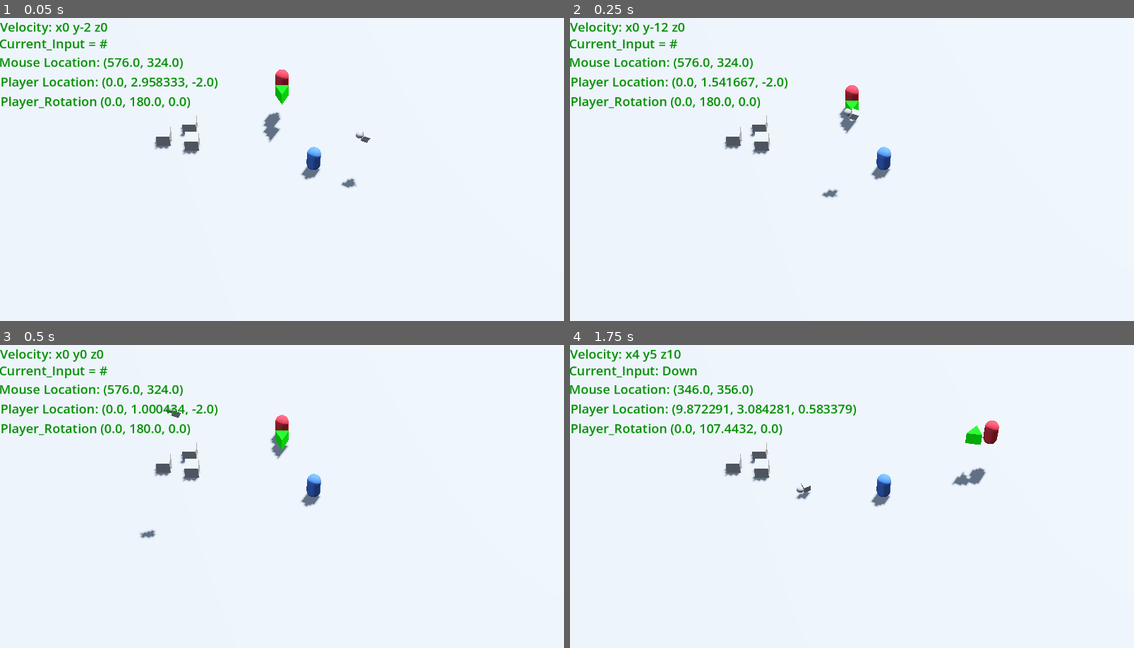
Above: before the commit, frames 1-4 (two rows, left to right).
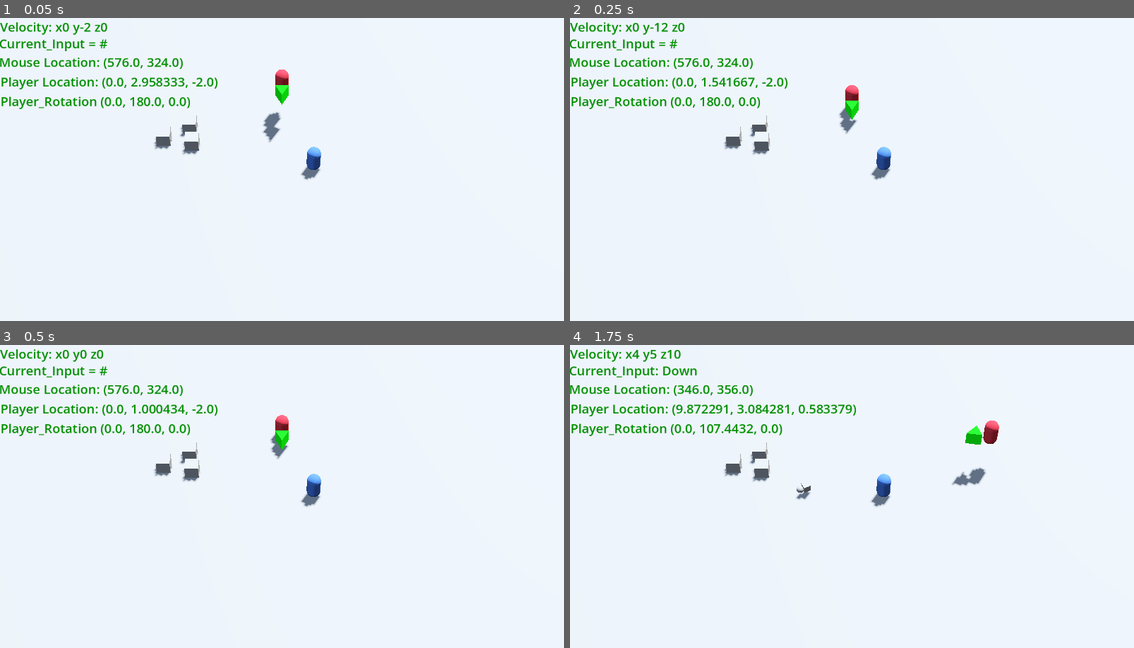
Above: after the commit, the same moments.

Repository: MichaelHayesMC/Term_3_Godot_GameName
Game: Godot game, scene res://scenes/arena.tscn
Two runs of this game, one before a commit and one after it. Both use one fixed random seed, a clock stepped at 60 frames per second and the inputs below.
Inputs (mouse positions are in pixels of both pictures, inside the frame that each line leads up to):
- Up to frame 1 (0.05 s): no input
- Up to frame 2 (0.25 s): no input
- Up to frame 3 (0.5 s): no input
- Up to frame 4 (1.75 s): move the mouse to (976, 487) at 0.52 s; hold D (move_right) 0.53-1.28 s; click (976, 487) at 0.6 s; tap Space (jump) at 0.77, 1.52 s; move the mouse to (739, 520) at 1.27 s; hold S (move_down) from 1.28 s (still down); click (739, 520) at 1.35 s

The runs differ from the first frame. In frame 1, 0.1% of the frame differs, in the area x 60-66%, y 37-57%; in frame 2, 0.1%, in the area x 44-52%, y 29-60%; in frame 3, 0.1%; in frame 4, nothing differs.

Commit message:
Tweaking Values
Tweaking some of the unused variables

Diff:
--- a/new-game-project/scenes/arena.tscn
+++ b/new-game-project/scenes/arena.tscn
@@ -3,7 +3,6 @@
 [ext_resource type="PackedScene" uid="uid://ddc8k6gybq8ur" path="res://scenes/player.tscn" id="1_e05a3"]
 [ext_resource type="PackedScene" uid="uid://coe6gt8xp4yqw" path="res://scenes/dummy.tscn" id="2_olpmc"]
 [ext_resource type="PackedScene" uid="uid://bq6dpy3wi7wy4" path="res://scenes/weapon.tscn" id="2_wl4x5"]
-[ext_resource type="PackedScene" uid="uid://dtclgpudk4ih3" path="res://scenes/bullet.tscn" id="2_xdvfk"]
 
 [sub_resource type="ProceduralSkyMaterial" id="ProceduralSkyMaterial_4xowi"]
 sky_horizon_color = Color(0.66224277, 0.6717428, 0.6867428, 1)
@@ -57,9 +56,6 @@
 transform = Transform3D(-100, 0, 0, 0, -0.1, 0, 0, 0, -100, 0, 0, 0)
 layers = 3
 mesh = SubResource("BoxMesh_4xowi")
-
-[node name="RigidBody3D" parent="StaticBody3D" unique_id=1417648668 instance=ExtResource("2_xdvfk")]
-transform = Transform3D(0.015460311, 0.41570944, 0.9093661, -0.0070665367, 0.9094975, -0.41564938, -0.9998555, 0, 0.01699874, 6.7297516, 2.965632, 3.9385858)
 
 [node name="Velocity_preview" type="Label" parent="." unique_id=415163890]
 offset_right = 431.0
--- a/new-game-project/scenes/dummy.tscn
+++ b/new-game-project/scenes/dummy.tscn
@@ -10,8 +10,8 @@
 albedo_color = Color(0.25492018, 0.4102332, 0.7103265, 1)
 
 [node name="Dummy" type="CharacterBody3D" unique_id=1922773541]
-collision_layer = 4
-collision_mask = 4
+collision_layer = 5
+collision_mask = 5
 script = ExtResource("1_kre8v")
 
 [node name="CollisionShape3D" type="CollisionShape3D" parent="." unique_id=1177525667]
--- a/new-game-project/scripts/character_body_3d.gd
+++ b/new-game-project/scripts/character_body_3d.gd
@@ -85,7 +85,7 @@
 
 	move_and_slide()
 
-func _input(event: InputEvent) -> void:
+func _input(_event: InputEvent) -> void:
 	if Input.is_action_just_pressed("left_click"):
 		var bullet = Bullet.instantiate()
 		get_tree().current_scene.add_child(bullet)
--- a/new-game-project/scripts/dummy.gd
+++ b/new-game-project/scripts/dummy.gd
@@ -4,7 +4,7 @@
 
 @onready var mat = $MeshInstance3D.get_active_material(0) as StandardMaterial3D
 
-func _physics_process(delta: float) -> void:
+func _physics_process(_delta: float) -> void:
 	var space_state = get_world_3d().direct_space_state
 	var mousepos = get_viewport().get_mouse_position()
 
